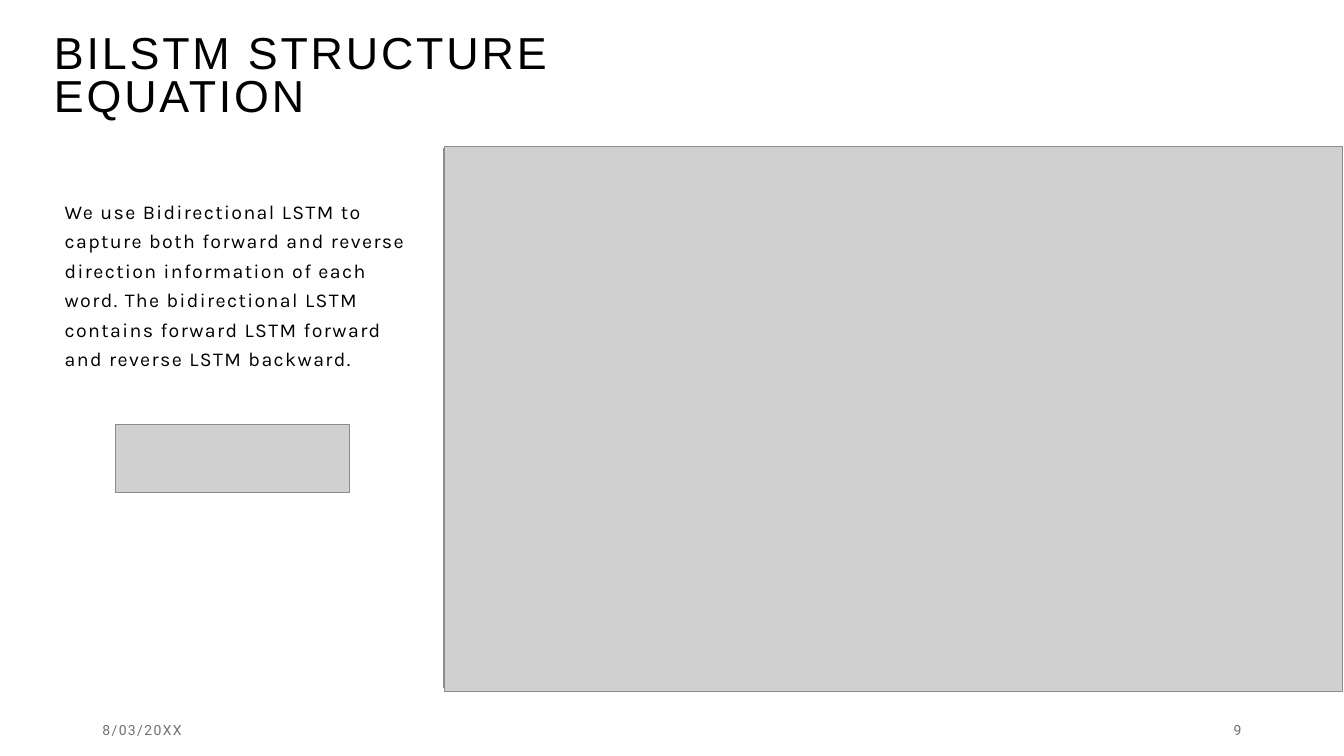
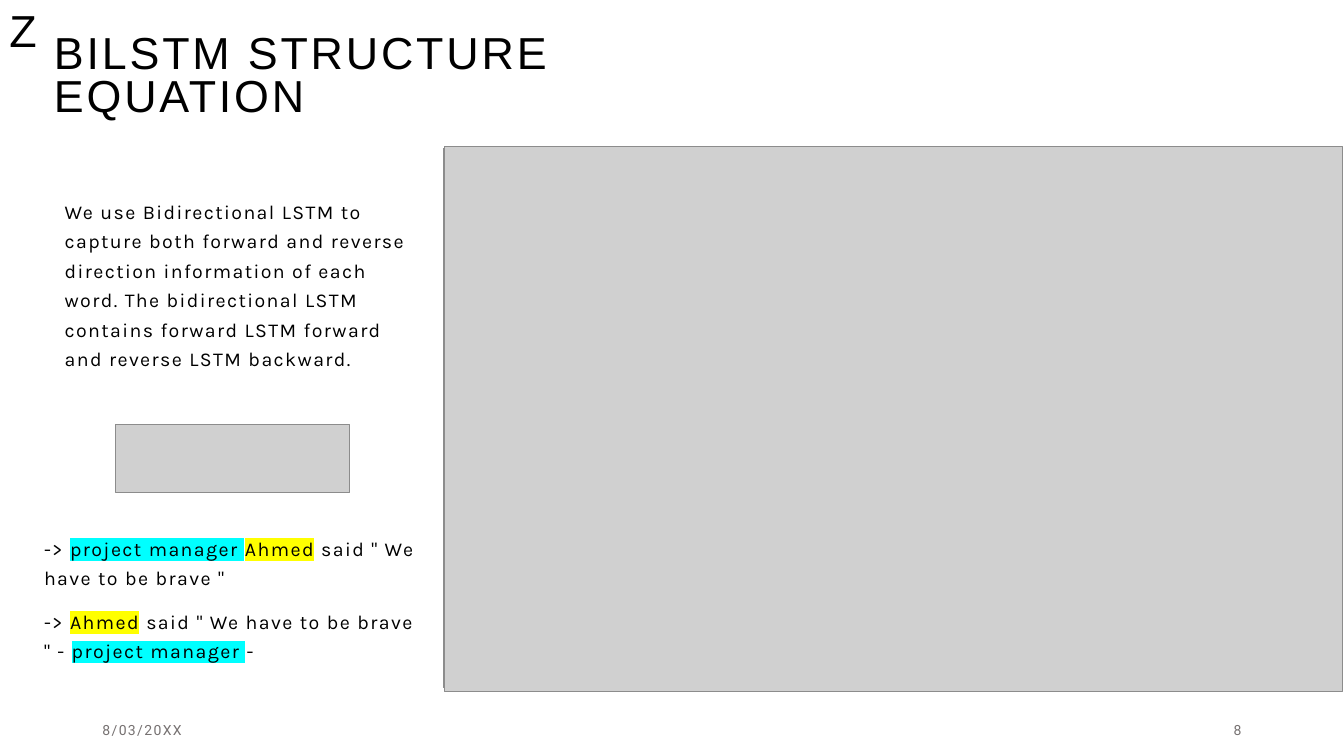
Before and after one commit to zeinabmohamed/MedicalChatbot, a slide deck: slide 8 of Docs/Chatbot with specific topic presentation.pptx (slide 9 before the commit). Drawn at 1344x756 pixels with LibreOffice and Linux fonts; fonts in the diff are those of the drawing; grey boxes stand for pictures. Boxes give left, top, right and bottom in pixels: in the first picture for what was removed or moved away, otherwise in the second. Text is boxed around its words. In the diff, an @@ line names an element or a change of style, - is before the commit and + after.

```diff
--- a/Docs/Chatbot with specific topic presentation.pptx
+++ b/Docs/Chatbot with specific topic presentation.pptx
@@ text added at (9, 16, 36, 47), 32 pt, text #000000 @@
+Z
@@ text added at (44, 542, 413, 664), 14 pt, text #000000 @@
+-> project manager Ahmed said " We have to be brave "
+-> Ahmed said " We have to be brave " - project manager -
```
Also in this commit, not shown: 19 other slides changed, 1 slide removed.
